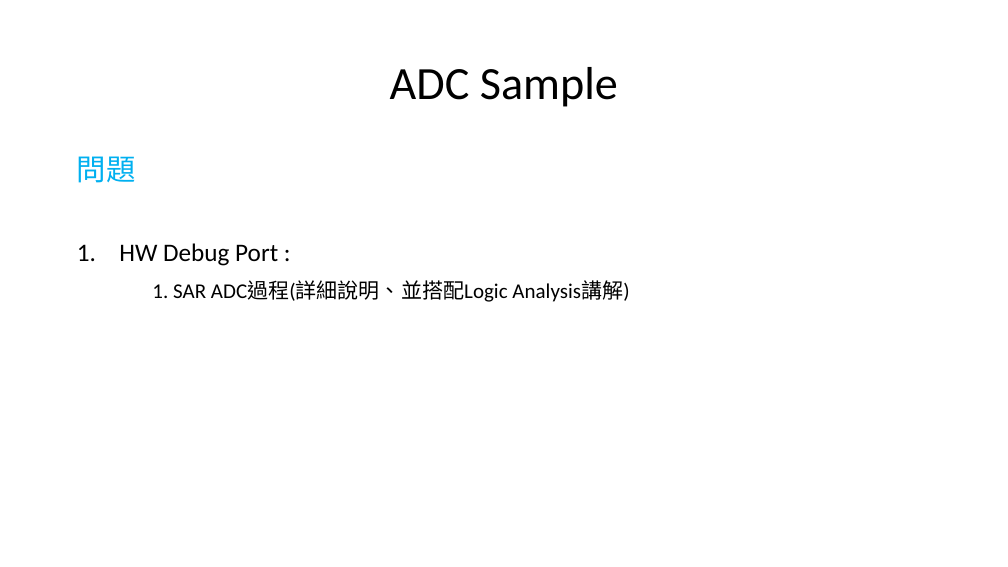
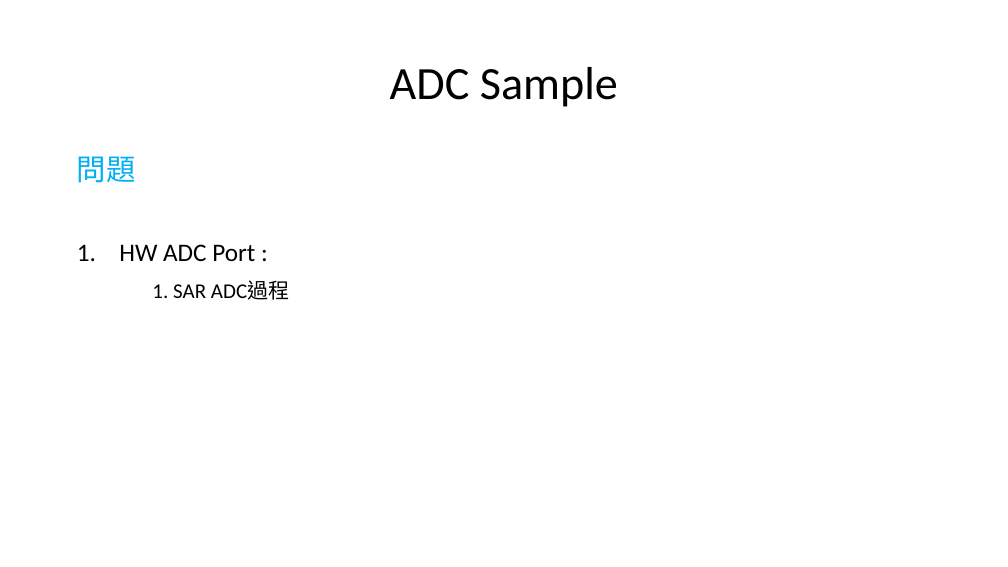
Before and after one commit to a0910281835/Summrary_PDF, a slide deck: slide 8 of Project_Summary_pdf/Project_Summary.pptx. Drawn at 1008x567 pixels with LibreOffice and Linux fonts; fonts in the diff are those of the drawing. Boxes give left, top, right and bottom in pixels: in the first picture for what was removed or moved away, otherwise in the second. Text is boxed around its words. In the diff, an @@ line names an element or a change of style, - is before the commit and + after.

```diff
--- a/Project_Summary_pdf/Project_Summary.pptx
+++ b/Project_Summary_pdf/Project_Summary.pptx
@@ text at (119, 244, 289, 300): text changed; size 20 to 24 pt @@
-1. HW Debug Port :
-1. SAR ADC過程(詳細說明、並搭配Logic Analysis講解)
+1. HW ADC Port :
+1. SAR ADC過程
```
Also in this commit, not shown: 4 other slides changed, 2 slides added.
